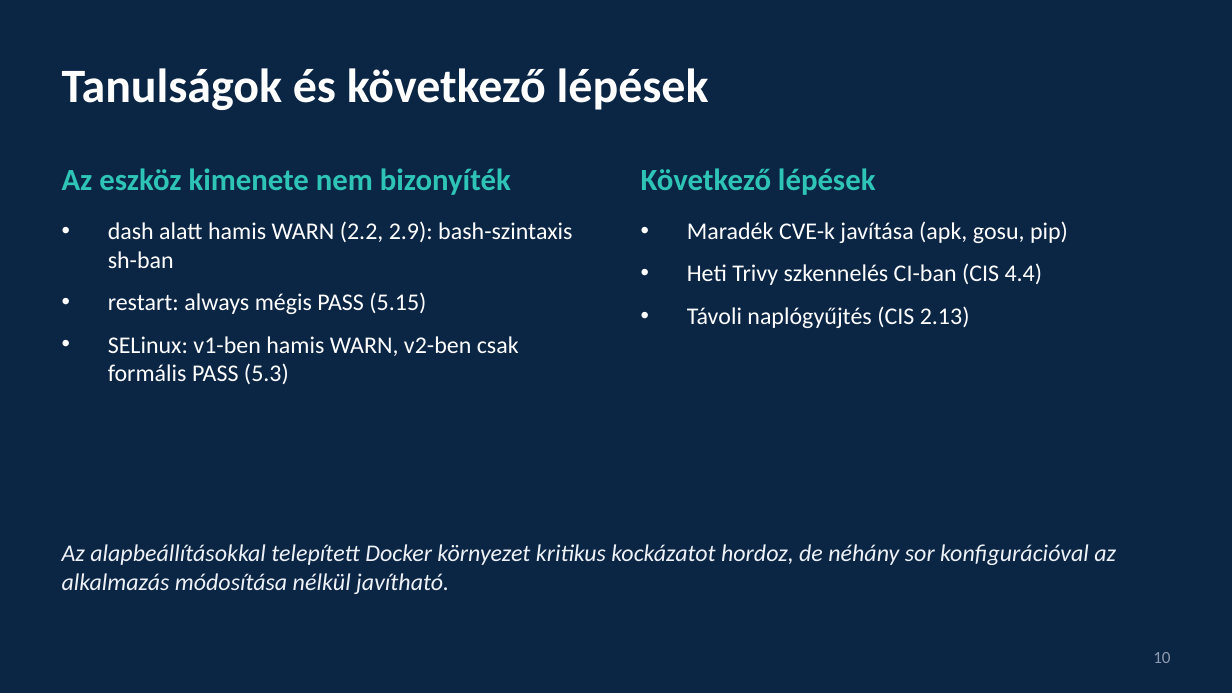
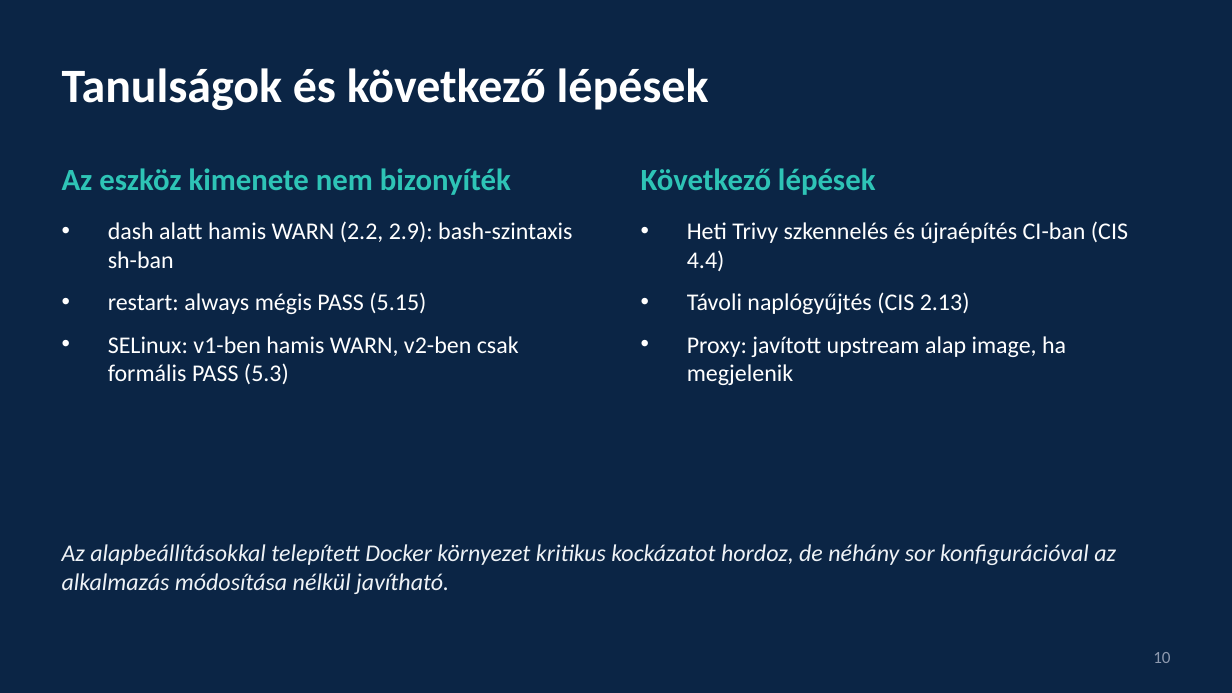
Before and after one commit to MattAnderko/audit-project, a slide deck: slide 10 of docs/prezentacio.pptx. Drawn at 1232x693 pixels with LibreOffice and Linux fonts; fonts in the diff are those of the drawing. Boxes give left, top, right and bottom in pixels: in the first picture for what was removed or moved away, otherwise in the second. Text is boxed around its words. In the diff, an @@ line names an element or a change of style, - is before the commit and + after.

```diff
--- a/docs/prezentacio.pptx
+++ b/docs/prezentacio.pptx
@@ text at bbox=[687, 221, 1128, 271]: text changed @@
-• Maradék CVE-k javítása (apk, gosu, pip)
-• Heti Trivy szkennelés CI-ban (CIS 4.4)
+• Heti Trivy szkennelés és újraépítés CI-ban (CIS 4.4)
@@ text at bbox=[687, 336, 1066, 385]: paragraph added @@
+• Proxy: javított upstream alap image, ha megjelenik
```
Also in this commit, not shown: 2 other slides changed, 46 other files.
